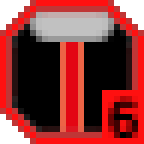
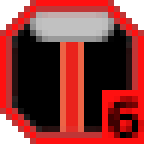
Before/after of a (144, 144) layered artwork. What changed in the layer stack:
painted on "Level" over (108, 96, 144, 138)
painted on "Disruptor Kling" over (66, 42, 78, 132)
